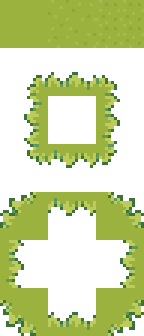
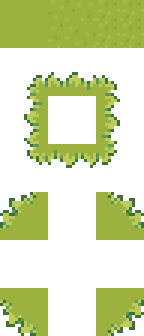
Layers edited between the first and the second 144 × 336 image:
painted on "Lager" over [0,192,144,336]
